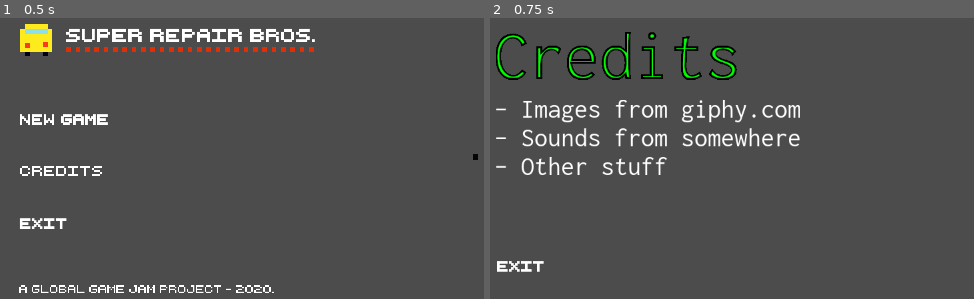
Above: before the commit, frames 1-2 (left to right).
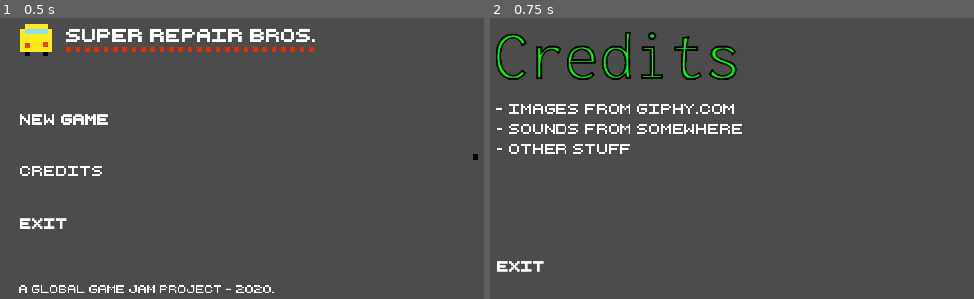
Above: after the commit, the same moments.

Repository: super-repair-bros/super-repair-bros
Game: Godot game, scene res://Scenes/TitleScreen/TitleScreen.tscn
Same seed, same stepped clock (60 frames per second), same inputs: the game is played once before the commit and once after it.
Inputs (mouse positions are in pixels of both pictures, inside the frame that each line leads up to):
- Up to frame 1 (0.5 s): no input
- Up to frame 2 (0.75 s): click (659, 172) at 0.5 s

Frame 1 is identical in both runs. In frame 2, 4.5% of the frame differs, in the area x 1-65%, y 29-56%.

Commit message:
change credits to text (label) with font

Diff:
--- a/Scenes/Credits/Credits.tscn
+++ b/Scenes/Credits/Credits.tscn
@@ -1,10 +1,14 @@
-[gd_scene load_steps=6 format=2]
+[gd_scene load_steps=7 format=2]
 
 [ext_resource path="res://Assets/Graphics/text/Credits.png" type="Texture" id=1]
-[ext_resource path="res://Assets/Graphics/text/CreditsText.png" type="Texture" id=2]
+[ext_resource path="res://Assets/Fonts/retro_computer_personal_use.ttf" type="DynamicFontData" id=2]
 [ext_resource path="res://Assets/Graphics/text/text_exit.png" type="Texture" id=3]
 [ext_resource path="res://Assets/Graphics/text/text_exit_focus.png" type="Texture" id=4]
 [ext_resource path="res://Scenes/Credits/Credits.gd" type="Script" id=5]
+
+[sub_resource type="DynamicFont" id=1]
+size = 21
+font_data = ExtResource( 2 )
 
 [node name="Credits" type="Node2D"]
 script = ExtResource( 5 )
@@ -22,11 +26,11 @@
 
 [node name="VBoxContainer2" type="VBoxContainer" parent="MarginContainer"]
 margin_right = 952.0
-margin_bottom = 376.0
+margin_bottom = 387.0
 
 [node name="VBoxContainer" type="VBoxContainer" parent="MarginContainer/VBoxContainer2"]
 margin_right = 952.0
-margin_bottom = 324.0
+margin_bottom = 335.0
 size_flags_vertical = 3
 custom_constants/separation = 30
 __meta__ = {
@@ -38,16 +42,19 @@
 margin_bottom = 72.0
 texture = ExtResource( 1 )
 
-[node name="CreditsText" type="TextureRect" parent="MarginContainer/VBoxContainer2/VBoxContainer"]
+[node name="RichTextLabel" type="Label" parent="MarginContainer/VBoxContainer2/VBoxContainer"]
 margin_top = 102.0
 margin_right = 952.0
-margin_bottom = 215.0
-texture = ExtResource( 2 )
+margin_bottom = 192.0
+custom_fonts/font = SubResource( 1 )
+text = "- Images from giphy.com
+- Sounds from somewhere
+- Other stuff"
 
 [node name="Exit" type="TextureButton" parent="MarginContainer/VBoxContainer2"]
-margin_top = 328.0
+margin_top = 339.0
 margin_right = 952.0
-margin_bottom = 376.0
+margin_bottom = 387.0
 texture_normal = ExtResource( 3 )
 texture_hover = ExtResource( 4 )
 
